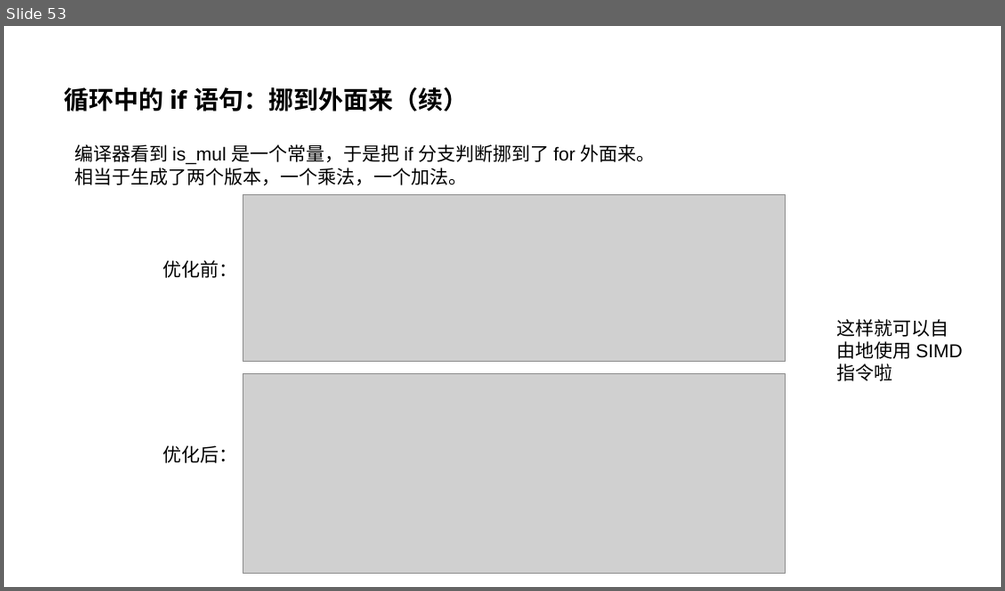
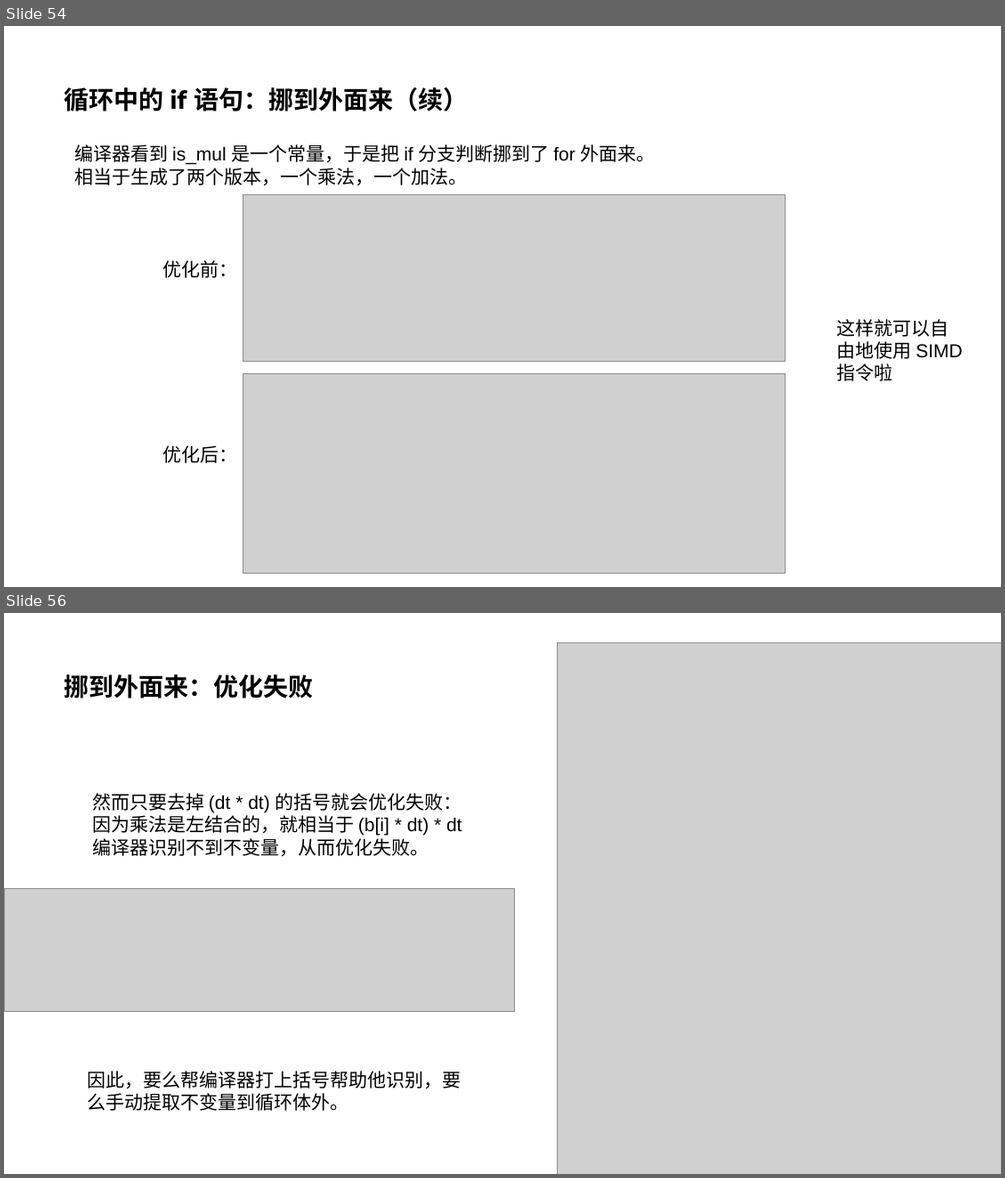
Before and after one commit to parallel101/course, a slide deck: 04/slides.pptx. Shown one above the other, each under a label of ours: slide 53 before the commit, slides 54 and 56 after it; the slides between them are not shown. The pictures are 1005x591 and 1005x1178 pixels, drawn with LibreOffice and Linux fonts; fonts in the diff are those of the drawing; grey boxes stand for pictures. Boxes give left, top, right and bottom in pixels: in the first picture for what was removed or moved away, otherwise in the second. Text is boxed around its words. In the diff, an @@ line names an element or a change of style, - is before the commit and + after.

```diff
--- a/04/slides.pptx
+++ b/04/slides.pptx
@@ slide 56 added at [4, 613, 1001, 1174], background #FFFFFF @@
@@ picture added at [558, 642, 1001, 1174] @@
@@ title added at [65, 674, 314, 698], 24 pt, text #000000, bold @@
+挪到外面来：优化失败
@@ text added at [92, 793, 462, 856], 18 pt, text #000000 @@
+然而只要去掉 (dt * dt) 的括号就会优化失败：
+因为乘法是左结合的，就相当于 (b[i] * dt) * dt
+编译器识别不到不变量，从而优化失败。
@@ picture added at [4, 889, 514, 1012] @@
@@ text added at [88, 1070, 461, 1111], 18 pt, text #000000 @@
+因此，要么帮编译器打上括号帮助他识别，要么手动提取不变量到循环体外。
@@ what was slide 53 is now slide 54 @@
```
Also in this commit, not shown: 4 slides changed, 8 other slides added, 31 other files.
